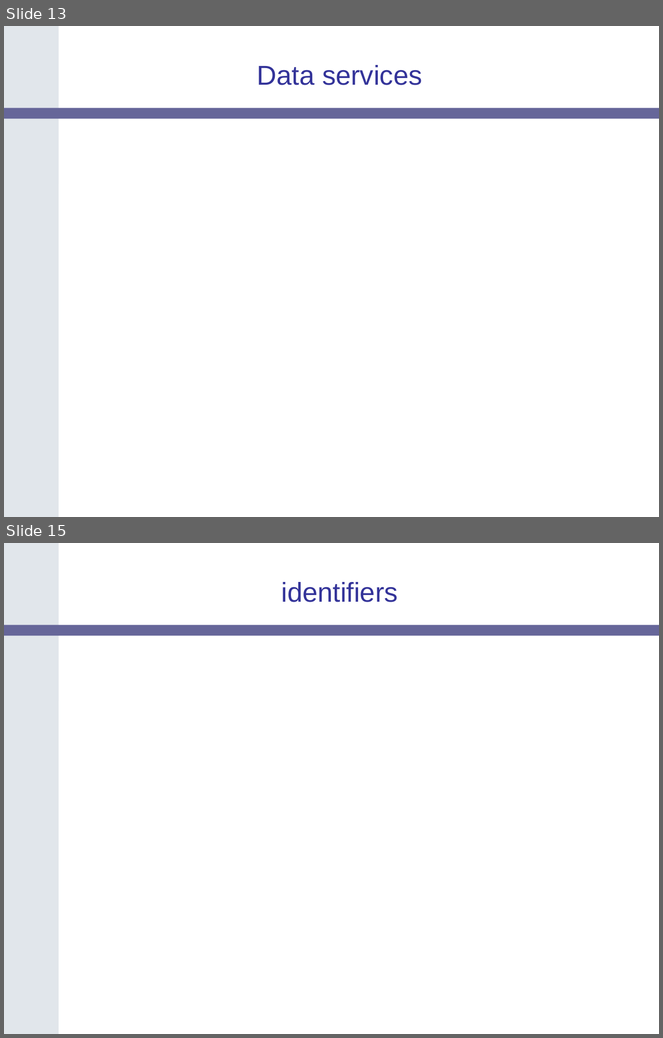
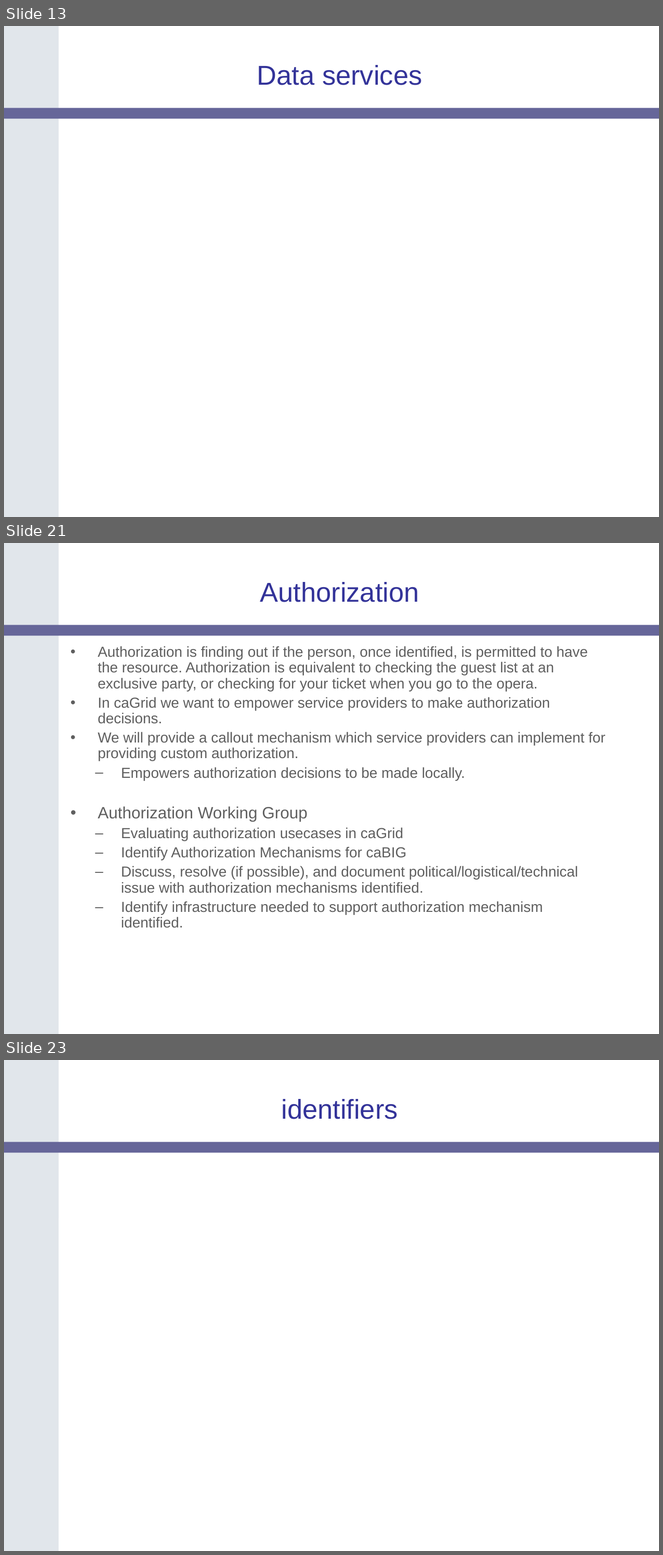
Before and after one commit to NCIP/cagrid-docs, a slide deck: presentations/200604_AnnualMeeting/caGrid-1.0-Architecture_caBIG-Annual-Meeting06.ppt. Shown one above the other, each under a label of ours: slides 13 and 15 before the commit, slides 13, 21 and 23 after it; the slides between them are not shown. The pictures are 663x1038 and 663x1555 pixels, drawn with LibreOffice and Linux fonts; fonts in the diff are those of the drawing; background and template pictures are left out. Boxes give left, top, right and bottom in pixels: in the first picture for what was removed or moved away, otherwise in the second. Text is boxed around its words. In the diff, an @@ line names an element or a change of style, - is before the commit and + after.

```diff
--- a/presentations/200604_AnnualMeeting/caGrid-1.0-Architecture_caBIG-Annual-Meeting06.ppt
+++ b/presentations/200604_AnnualMeeting/caGrid-1.0-Architecture_caBIG-Annual-Meeting06.ppt
@@ slide 21 added at <box>4,543,659,1034</box>, background #FFFFFF; not listed: 2 template elements that a slide beside it also shows @@
@@ title added at <box>260,582,419,602</box>, 30 pt, text #333399 @@
+Authorization
@@ text added at <box>98,646,606,928</box>, 16 pt, text #5F5F5F @@
+• Authorization is finding out if the person, once identified, is permitted to have the resource. Authorization is equivalent to checking the guest list at an exclusive party, or checking for your ticket when you go to the opera.
+• In caGrid we want to empower service providers to make authorization decisions.
+• We will provide a callout mechanism which service providers can implement for providing custom authorization.
+  – Empowers authorization decisions to be made locally.
+• Authorization Working Group
+  – Evaluating authorization usecases in caGrid
+  – Identify Authorization Mechanisms for caBIG
+  – Discuss, resolve (if possible), and document political/logistical/technical issue with authorization mechanisms identified.
+  – Identify infrastructure needed to support authorization mechanism identified.
@@ what was slide 15 is now slide 23 @@
```
Also in this commit, not shown: 1 slide changed, 8 other slides added, 1 slide removed.
